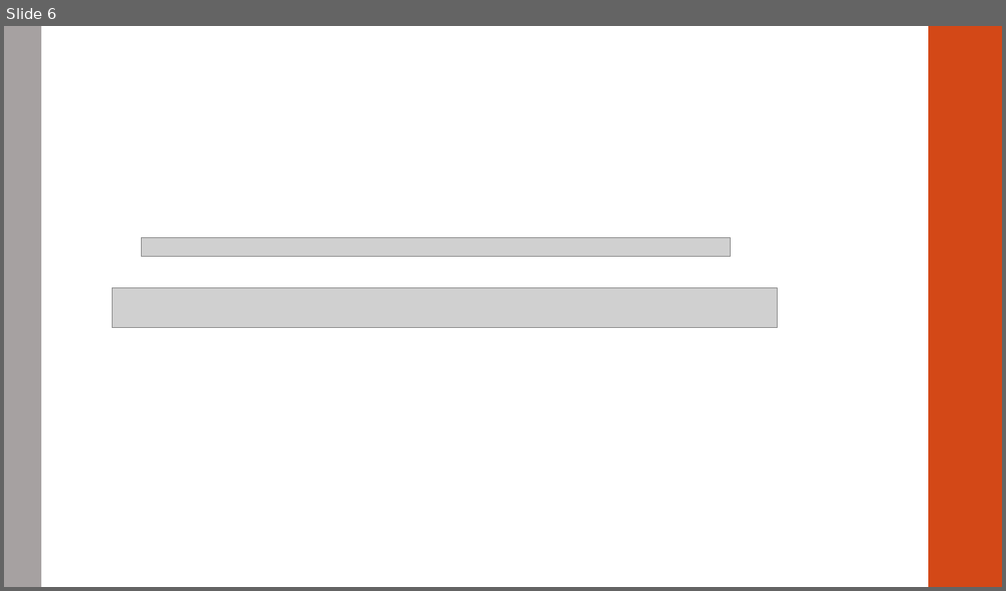
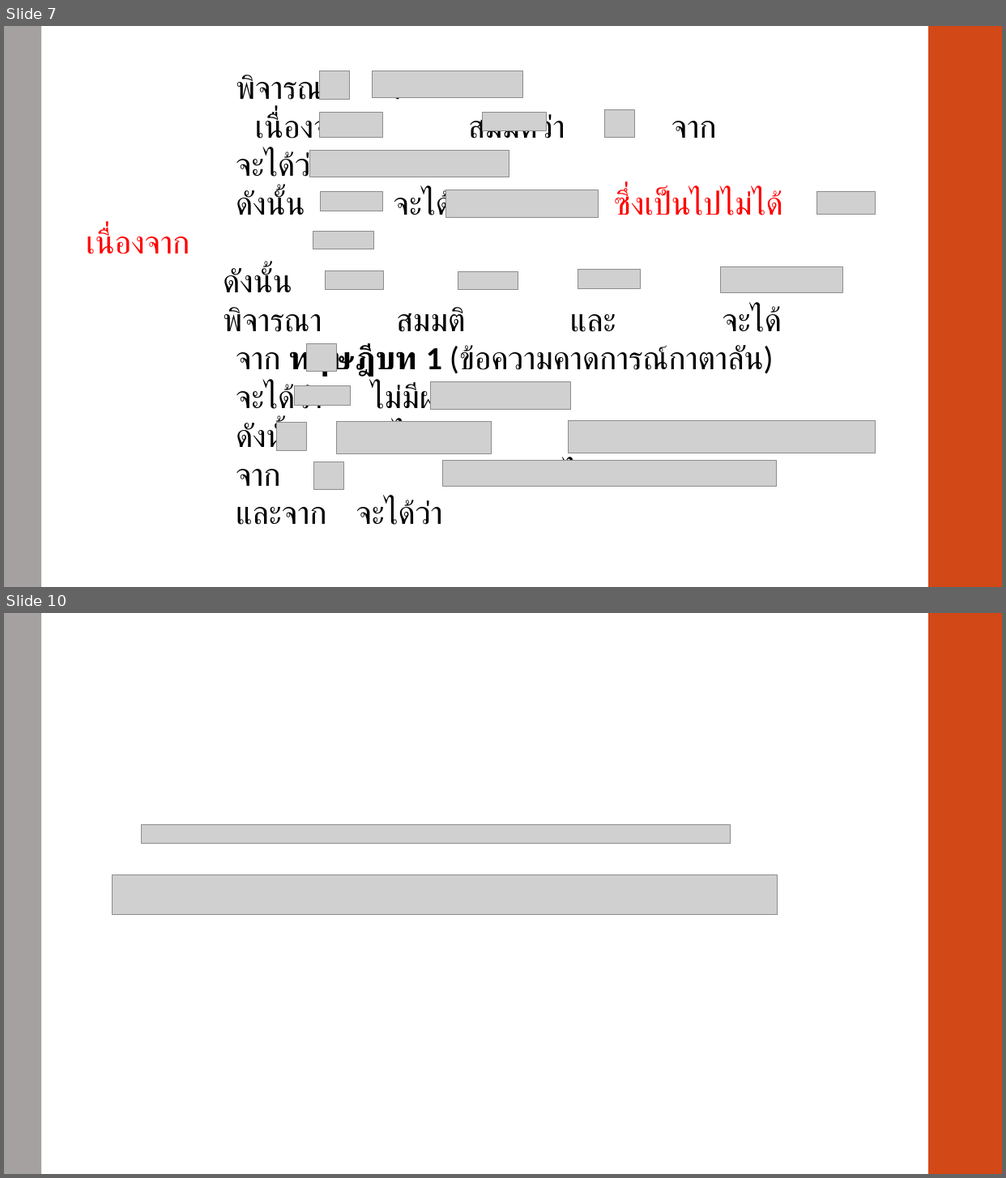
Before and after one commit to Chonthicha006/Seminar, a slide deck: Presentation1.pptx. Shown one above the other, each under a label of ours: slide 6 before the commit, slides 7 and 10 after it; the slides between them are not shown. The pictures are 1006x591 and 1006x1178 pixels, drawn with LibreOffice and Linux fonts; fonts in the diff are those of the drawing; grey boxes stand for pictures. Boxes give left, top, right and bottom in pixels: in the first picture for what was removed or moved away, otherwise in the second. Text is boxed around its words. In the diff, an @@ line names an element or a change of style, - is before the commit and + after.

```diff
--- a/Presentation1.pptx
+++ b/Presentation1.pptx
@@ slide 7 added at bbox=[4, 26, 1002, 587], background #FFFFFF; not listed: 2 template elements that a slide beside it also shows @@
@@ text added at bbox=[223, 74, 783, 525], 31 pt, text #000000 @@
+พิจารณา :
+เนื่องจาก สมมติว่า จาก
+จะได้ว่า
+ดังนั้น จะได้ ซึ่งเป็นไปไม่ได้ เนื่องจาก
+ดังนั้น
+พิจารณา สมมติ และ จะได้
+จาก ทฤษฎีบท 1 (ข้อความคาดการณ์กาตาลัน)
+จะได้ว่า ไม่มีผลเฉลย
+ดังนั้น จะได้
+จาก : จะได้
+และจาก จะได้ว่า
@@ picture added at bbox=[320, 71, 350, 99] @@
@@ picture added at bbox=[373, 71, 522, 98] @@
@@ picture added at bbox=[320, 112, 383, 138] @@
@@ picture added at bbox=[483, 112, 546, 130] @@
@@ picture added at bbox=[604, 110, 634, 138] @@
@@ picture added at bbox=[309, 150, 509, 177] @@
@@ picture added at bbox=[321, 192, 384, 211] @@
@@ picture added at bbox=[446, 190, 599, 218] @@
@@ picture added at bbox=[817, 192, 876, 215] @@
@@ picture added at bbox=[313, 231, 373, 249] @@
@@ picture added at bbox=[720, 267, 842, 292] @@
@@ picture added at bbox=[325, 271, 384, 289] @@
@@ picture added at bbox=[458, 271, 518, 289] @@
@@ picture added at bbox=[578, 269, 641, 288] @@
@@ picture added at bbox=[306, 344, 336, 371] @@
@@ picture added at bbox=[295, 386, 351, 405] @@
@@ picture added at bbox=[431, 382, 571, 410] @@
@@ picture added at bbox=[276, 423, 306, 450] @@
@@ picture added at bbox=[337, 422, 492, 454] @@
@@ picture added at bbox=[569, 421, 876, 454] @@
@@ picture added at bbox=[314, 463, 344, 490] @@
@@ picture added at bbox=[443, 461, 777, 487] @@
@@ what was slide 6 is now slide 10 @@
```
Also in this commit, not shown: 1 slide changed, 4 other slides added, 1 slide removed.
